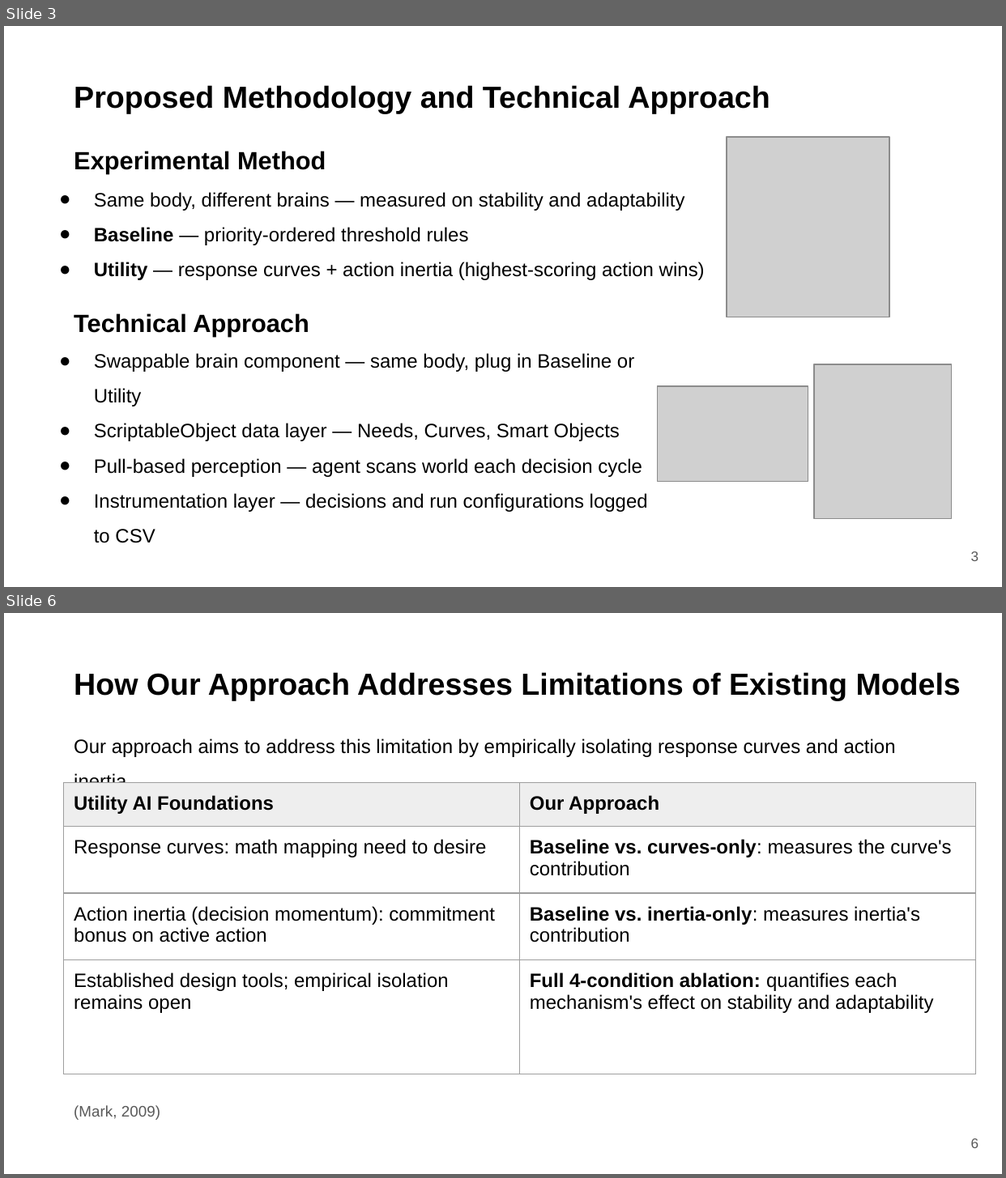
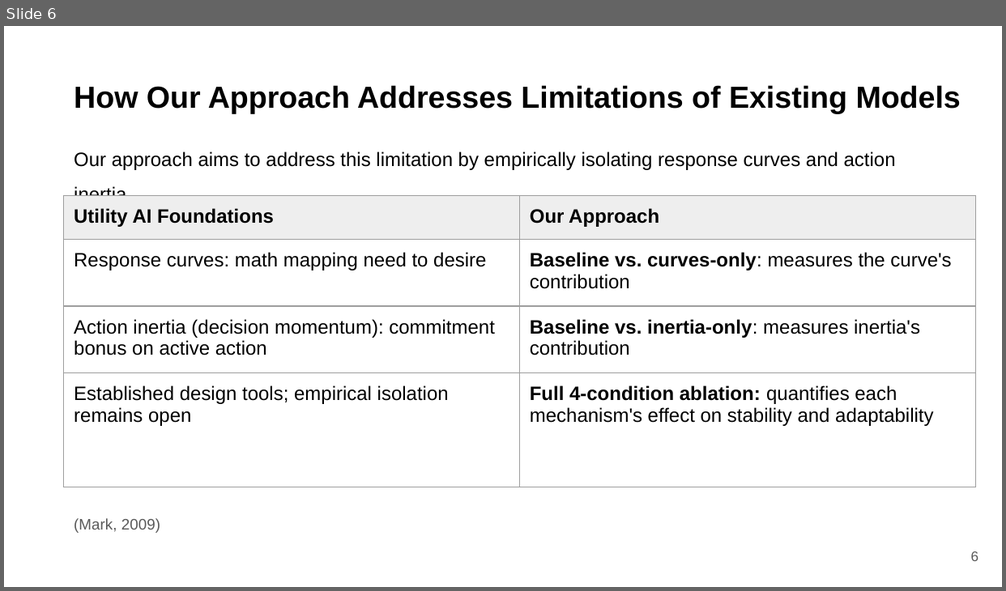
Before and after one commit to wj1212/Utility-Sim, a slide deck: Wenjie_Jiang_Progress_Update_August2026.pptx. Shown one above the other, each under a label of ours: slides 3 and 6 before the commit, slide 6 after it; the slides between them are not shown. The pictures are 1006x1178 and 1006x591 pixels, drawn with LibreOffice and Linux fonts; fonts in the diff are those of the drawing; grey boxes stand for pictures; background and template pictures are left out. Boxes give left, top, right and bottom in pixels: in the first picture for what was removed or moved away, otherwise in the second. Text is boxed around its words. In the diff, an @@ line names an element or a change of style, - is before the commit and + after.

```diff
--- a/Wenjie_Jiang_Progress_Update_August2026.pptx
+++ b/Wenjie_Jiang_Progress_Update_August2026.pptx
@@ slide 3 removed at [4, 26, 1002, 587], background picture (left out) @@
@@ title removed at [74, 85, 769, 114] @@
-Proposed Methodology and Technical Approach
@@ picture removed at [727, 137, 889, 318] @@
@@ text removed at [74, 151, 326, 173] @@
-Experimental Method
@@ text removed at [94, 192, 705, 280] @@
-● Same body, different brains — measured on stability and adaptability
-● Baseline — priority-ordered threshold rules
-● Utility — response curves + action inertia (highest-scoring action wins)
@@ text removed at [74, 314, 309, 337] @@
-Technical Approach
@@ text removed at [94, 353, 648, 544] @@
-● Swappable brain component — same body, plug in Baseline or Utility
-● ScriptableObject data layer — Needs, Curves, Smart Objects
-● Pull-based perception — agent scans world each decision cycle
-● Instrumentation layer — decisions and run configurations logged to CSV
@@ picture removed at [814, 365, 952, 519] @@
@@ picture removed at [658, 386, 808, 481] @@
@@ page number removed at [971, 552, 979, 561] @@
-3
```
Also in this commit, not shown: 2 slides changed, 3 slides added, 2 other slides removed, 8 other files.
